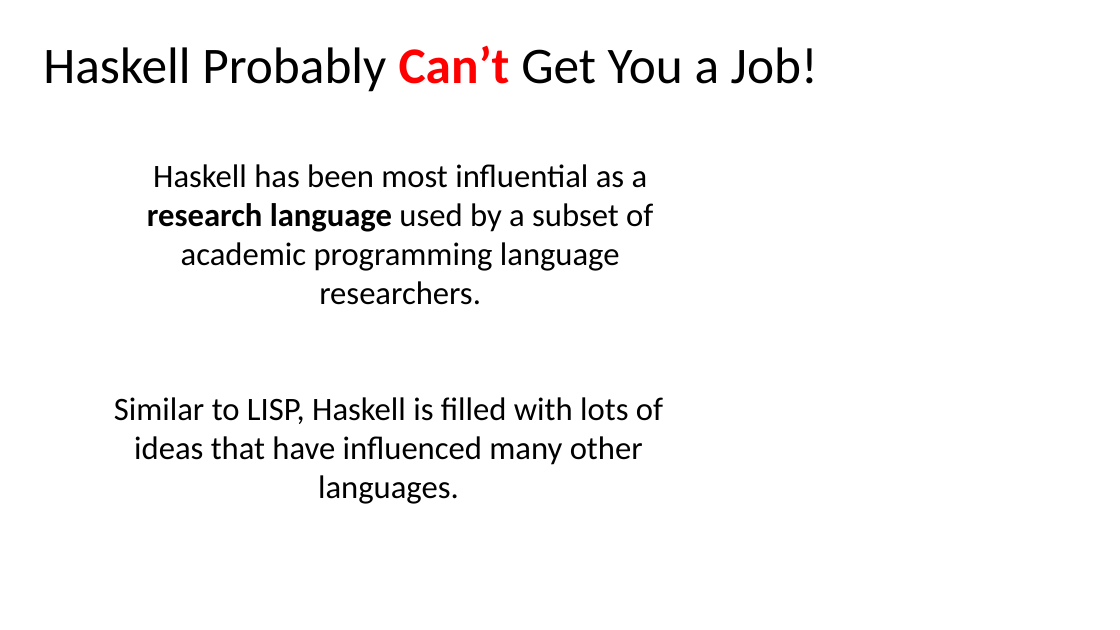
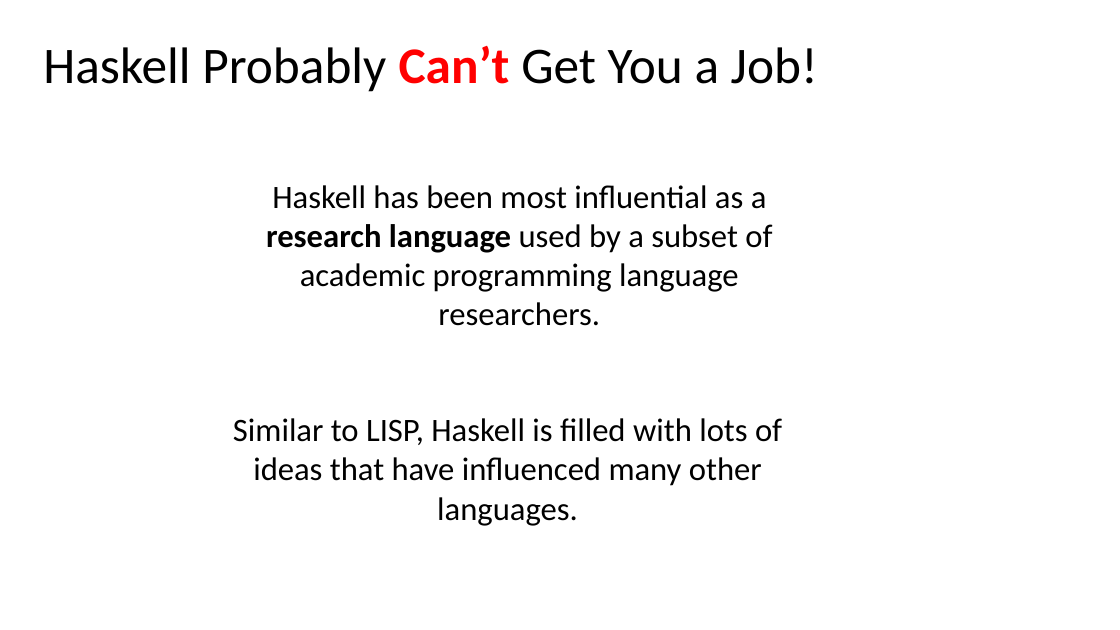
Before and after one commit to tjd1234/cmpt383summer2022, a slide deck: slide 14 of docs/languages/haskell/haskell1990.pptx (slide 13 before the commit). Drawn at 1120x630 pixels with LibreOffice and Linux fonts; fonts in the diff are those of the drawing. Boxes give left, top, right and bottom in pixels: in the first picture for what was removed or moved away, otherwise in the second. Text is boxed around its words. In the diff, an @@ line names an element or a change of style, - is before the commit and + after.

```diff
--- a/docs/languages/haskell/haskell1990.pptx
+++ b/docs/languages/haskell/haskell1990.pptx
@@ text "Haskell has been most influential ..." moved from (x1=147, y1=164, x2=653, y2=305) to (x1=266, y1=185, x2=772, y2=326) @@
@@ text "Similar to LISP, Haskell is ..." moved from (x1=114, y1=397, x2=663, y2=504) to (x1=233, y1=418, x2=782, y2=526) @@
```
Also in this commit, not shown: 9 other slides changed, 1 slide added, 1 slide removed, 4 other files.
